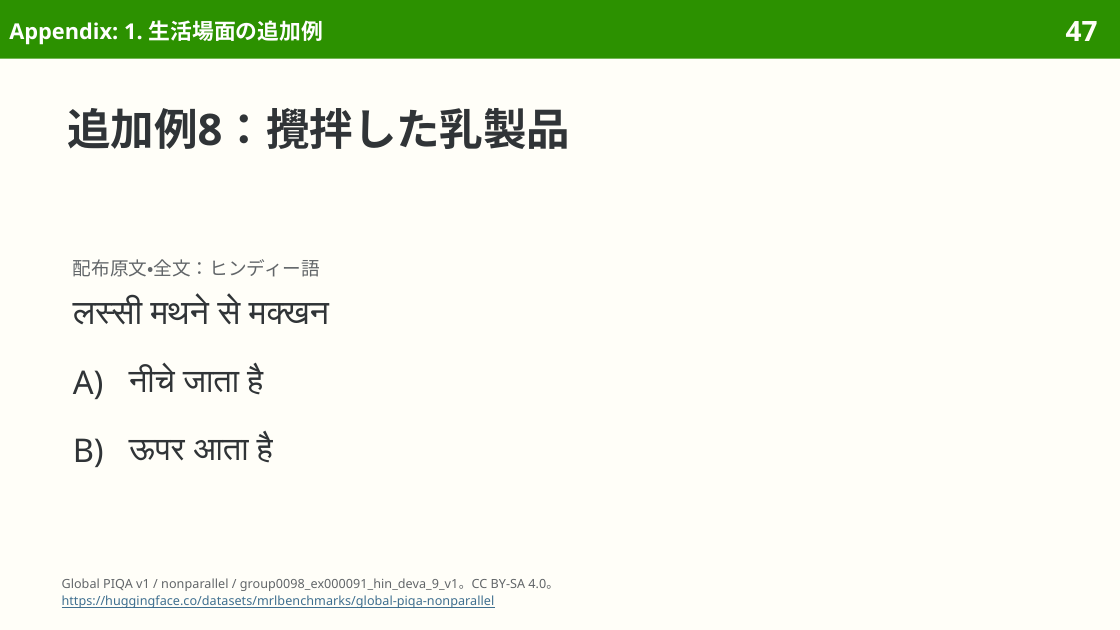
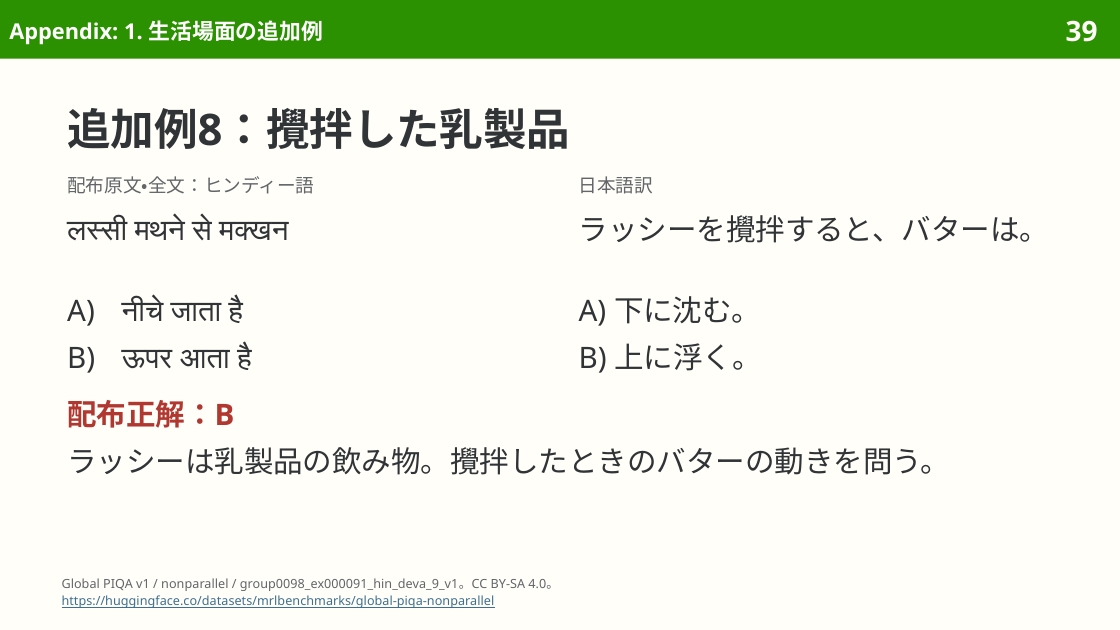
Before and after one commit to sasakiy84/datasets-in-10-minutes, a slide deck: slide 39 of slides/datasets-in-10-minutes-global-piqa.pptx (slide 47 before the commit). Drawn at 1120x630 pixels with LibreOffice and Linux fonts; fonts in the diff are those of the drawing. Boxes give left, top, right and bottom in pixels: in the first picture for what was removed or moved away, otherwise in the second. Text is boxed around its words. In the diff, an @@ line names an element or a change of style, - is before the commit and + after.

```diff
--- a/slides/datasets-in-10-minutes-global-piqa.pptx
+++ b/slides/datasets-in-10-minutes-global-piqa.pptx
@@ page number at <box>1066,20,1098,42</box>: text changed @@
-47
+39
@@ text "配布原文・全文：ヒンディー語": place and size @@
-text "配布原文・全文：ヒンディー語" at <box>73,259,320,277</box>
+text "配布原文・全文：ヒンディー語" at <box>67,176,314,194</box>
@@ text "配布原文・全文：ヒンディー語" at <box>67,176,314,194</box>: line spacing 1.17 to 14pt @@
@@ text added at <box>579,176,654,194</box>, 12 pt, text #626669 @@
+日本語訳
@@ text "लस्सी मथने से मक्खन": place and size @@
-text "लस्सी मथने से मक्खन" at <box>73,297,329,324</box>
+text "लस्सी मथने से मक्खन" at <box>67,217,288,240</box>
@@ text "लस्सी मथने से मक्खन" at <box>67,217,288,240</box>: size 22 to 19 pt; line spacing 1.12 to 22.2pt @@
@@ text added at <box>579,215,1050,243</box>, 19 pt, text #303437 @@
+ラッシーを攪拌すると、バターは。
@@ text "A)": place and size @@
-text "A)" at <box>73,370,104,399</box>
+text "A)" at <box>67,300,95,326</box>
@@ text "A)" at <box>67,300,95,326</box>: size 21 to 19 pt; line spacing 1.17 to 22.2pt @@
@@ text "नीचे जाता है": place and size @@
-text "नीचे जाता है" at <box>129,366,263,395</box>
+text "नीचे जाता है" at <box>122,298,243,323</box>
@@ text "नीचे जाता है" at <box>122,298,243,323</box>: size 21 to 19 pt; line spacing 1.12 to 22.2pt @@
@@ text added at <box>579,296,761,326</box>, 19 pt, text #303437 @@
+A) 下に沈む。
@@ text "B)" at <box>67,347,95,373</box>: size 21 to 19 pt; line spacing 1.17 to 22.2pt @@
@@ text "B)": place and size @@
-text "B)" at <box>73,438,104,467</box>
+text "B)" at <box>67,347,95,373</box>
@@ text "ऊपर आता है" at <box>122,345,251,370</box>: size 21 to 19 pt; line spacing 1.12 to 22.2pt @@
@@ text "ऊपर आता है": place and size @@
-text "ऊपर आता है" at <box>129,434,273,462</box>
+text "ऊपर आता है" at <box>122,345,251,370</box>
@@ text added at <box>579,343,761,373</box>, 19 pt, text #303437 @@
+B) 上に浮く。
@@ text added at <box>67,400,234,428</box>, 19 pt, text #B13731, bold @@
+配布正解：B
@@ text added at <box>67,447,950,475</box>, 19 pt, text #303437 @@
+ラッシーは乳製品の飲み物。攪拌したときのバターの動きを問う。
```
Also in this commit, not shown: 13 other slides changed, 11 slides removed, 4 other files.
